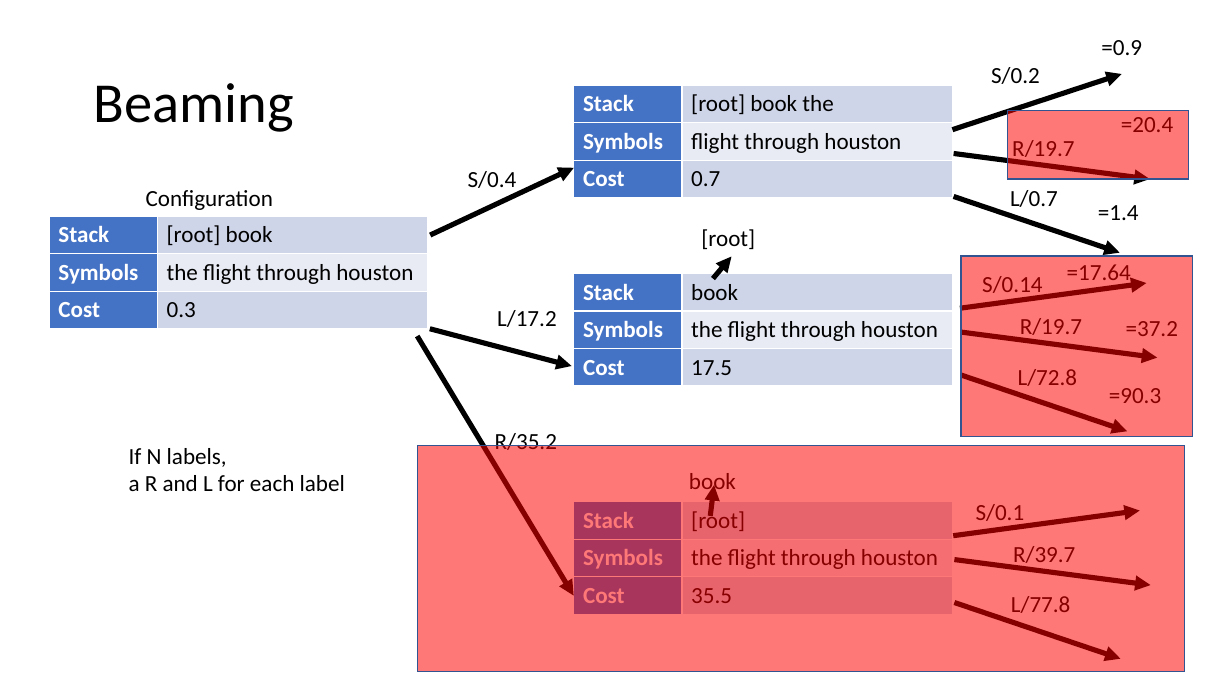
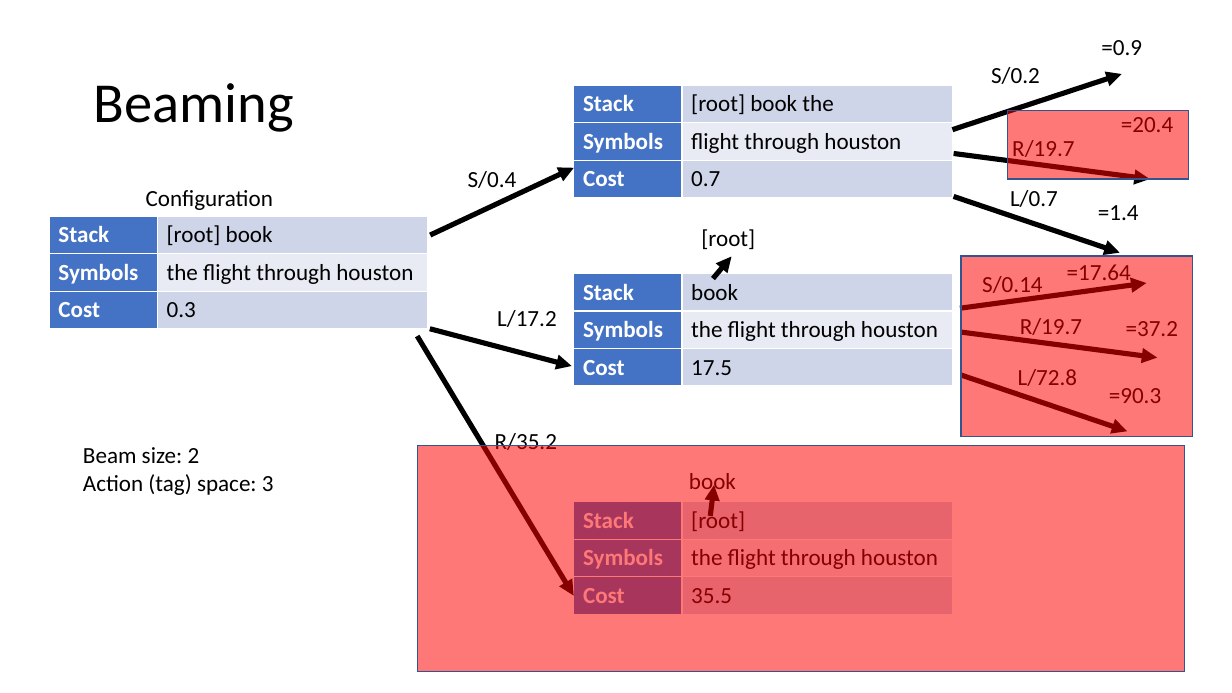
Before and after one commit to isi-nlp/csci_544_fa_18_slides, a slide deck: slide 53 of dep_parsing_0919.pptx. Drawn at 1232x693 pixels with LibreOffice and Linux fonts; fonts in the diff are those of the drawing. Boxes give left, top, right and bottom in pixels: in the first picture for what was removed or moved away, otherwise in the second. Text is boxed around its words. In the diff, an @@ line names an element or a change of style, - is before the commit and + after.

```diff
--- a/dep_parsing_0919.pptx
+++ b/dep_parsing_0919.pptx
@@ text added at (83,447,274,495), 18 pt, text #000000 @@
+Beam size: 2
+Action (tag) space: 3
@@ text removed at (129,448,345,491) @@
-If N labels,
-a R and L for each label
@@ group removed at (954,504,1151,659): 3 arrows, 3 texts @@
-S/0.1
-R/39.7
-L/77.8
```
Also in this commit, not shown: 25 other slides changed.
